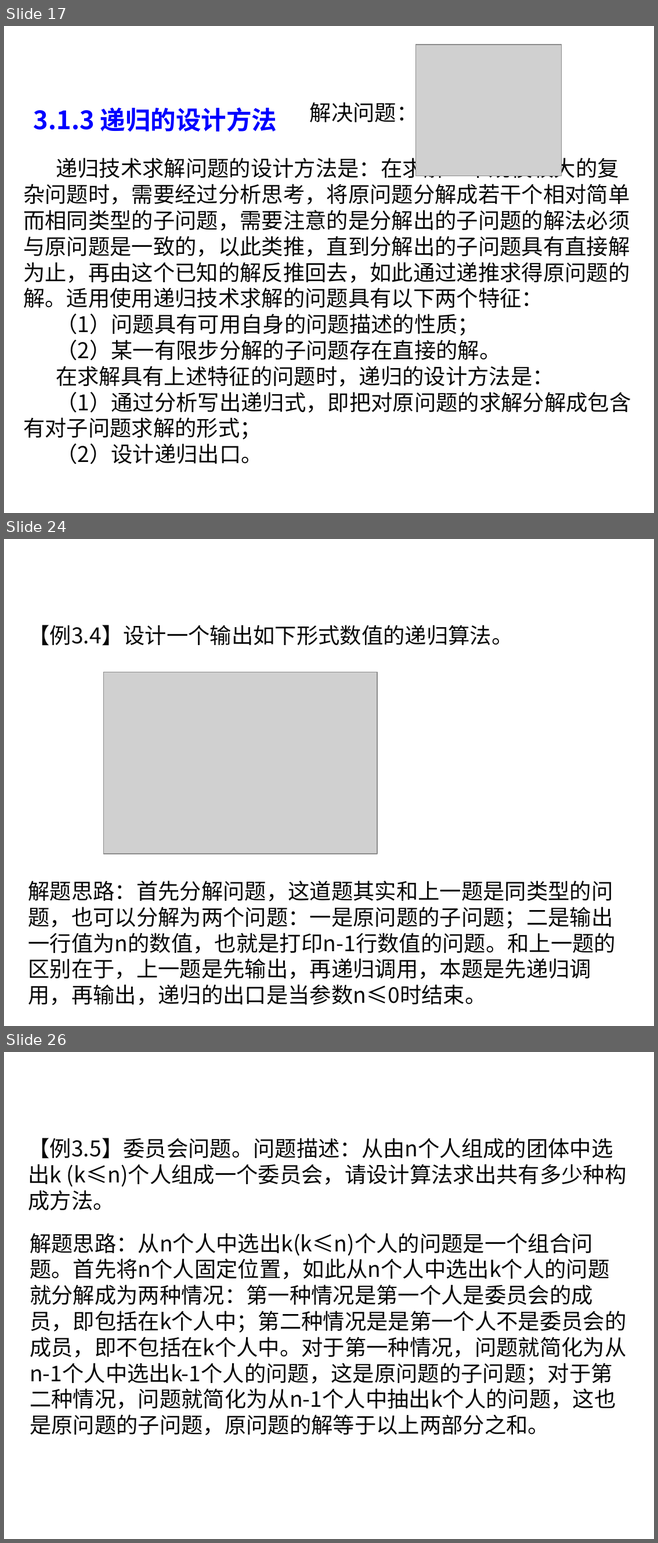
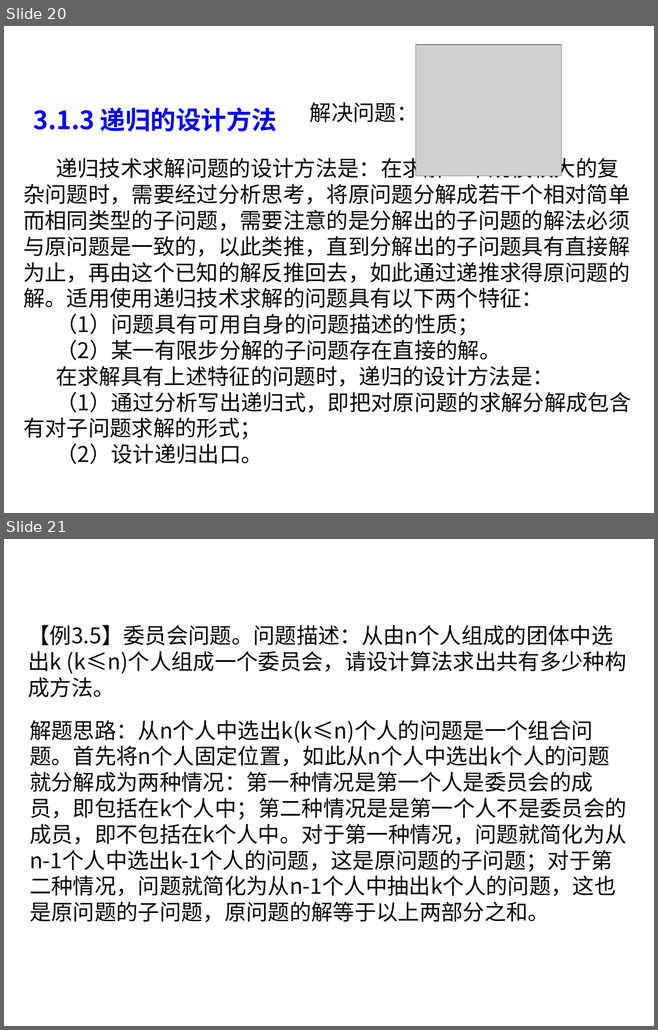
Before and after one commit to liutongling/DP, a slide deck: file/第3章 分治法计.pptx. Shown one above the other, each under a label of ours: slides 17, 24 and 26 before the commit, slides 20 and 21 after it; the slides between them are not shown. The pictures are 658x1543 and 658x1030 pixels, drawn with LibreOffice and Linux fonts; fonts in the diff are those of the drawing; grey boxes stand for pictures; background and template pictures are left out. Boxes give left, top, right and bottom in pixels: in the first picture for what was removed or moved away, otherwise in the second. Text is boxed around its words. In the diff, an @@ line names an element or a change of style, - is before the commit and + after.

```diff
--- a/file/第3章 分治法计.pptx
+++ b/file/第3章 分治法计.pptx
@@ slide 24 removed at (x1=4, y1=539, x2=654, y2=1026), background #FFFFFF @@
@@ text removed at (x1=28, y1=625, x2=513, y2=646) @@
-【例3.4】设计一个输出如下形式数值的递归算法。
@@ picture removed at (x1=104, y1=672, x2=378, y2=854) @@
@@ text removed at (x1=28, y1=881, x2=615, y2=1005) @@
-解题思路：首先分解问题，这道题其实和上一题是同类型的问题，也可以分解为两个问题：一是原问题的子问题；二是输出一行值为n的数值，也就是打印n-1行数值的问题。和上一题的区别在于，上一题是先输出，再递归调用，本题是先递归调用，再输出，递归的出口是当参数n≤0时结束。
@@ what was slide 17 is now slide 20 @@
@@ what was slide 26 is now slide 21 @@
```
Also in this commit, not shown: 4 slides changed, 4 slides added, 9 other slides removed, 2 other files.
